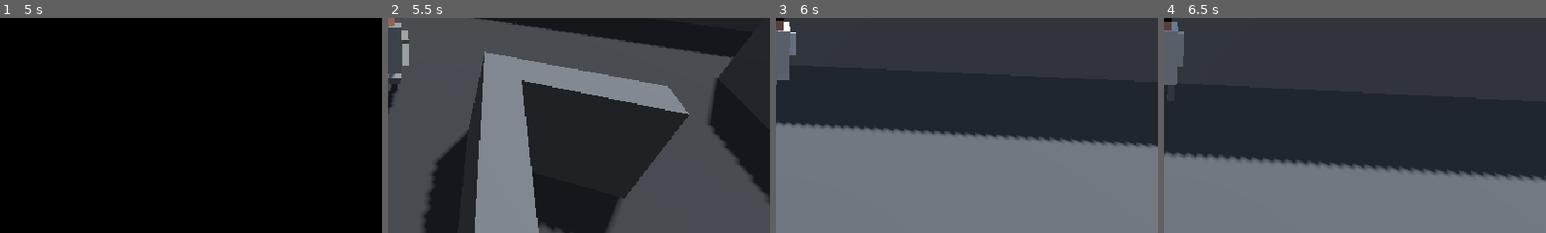
Above: before the commit, frames 1-4 (left to right).
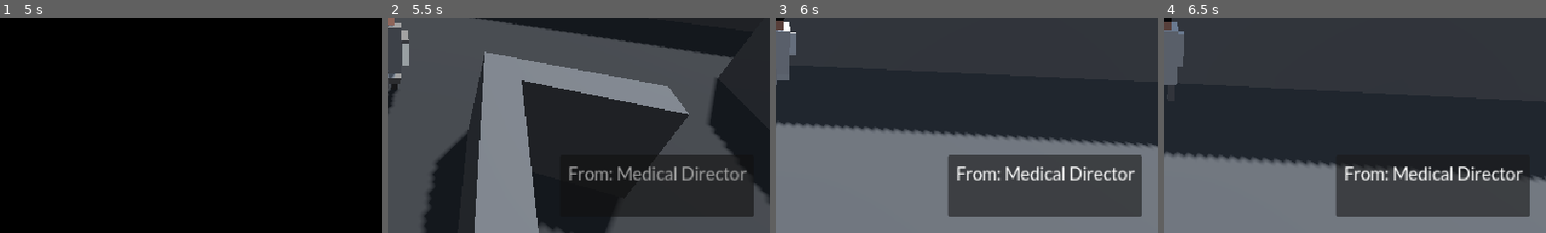
Above: after the commit, the same moments.

Repository: hawkstein/ludum-dare-60-old-tech
Game: Godot game, scene res://screens/main_menu.tscn
Two runs of this game, one before a commit and one after it. Both use one fixed random seed, a clock stepped at 60 frames per second and the inputs below.
Inputs (mouse positions are % of the whole screen's width and height, from its top left):
- Up to frame 1 (5 s): tap Enter at 0.5 s; move the mouse to (72, 45) at 0.52 s; hold D (Right) 0.53-1.25 s; hold Space (Pager) 0.53-1.25 s; click (72, 45) at 0.67 s; click "Start" at 1.25 s; click "Play game" at 2 s; click "Play game" at 2.75 s; move the mouse to (30, 55) at 3.52 s; hold S (Down) 3.53-4.28 s; tap Space (Pager) at 3.6 s; click (30, 55) at 3.67 s; move the mouse to (60, 28) at 4.27 s; hold D (Right) from 4.28 s (still down); hold Space (Pager) from 4.28 s (still down); click (60, 28) at 4.42 s
- Up to frame 2 (5.5 s): move the mouse to (49, 52) at 5.02 s; release D (Right) at 5.03 s; release Space (Pager) at 5.03 s; hold W (Up) from 5.03 s (still down); tap Space (Pager) at 5.1 s
- Up to frame 3 (6 s): keep holding W (Up); move the mouse to (57, 51) at 5.77 s; hold Space (Pager) from 5.78 s (still down)
- Up to frame 4 (6.5 s): keep holding W (Up); keep holding Space (Pager)
The pictures show only the part of the screen within x 50-100%, y 50-100%; the shares and areas given below are measured in that part.

Frame 1 is identical in both runs. In frame 2, 8.8% of the frame differs, in the area x 47-96%, y 63-93%; in frame 3, 14%, in the area x 44-96%, y 63-93%; in frame 4, 11%.
Error after the commit: Parse Error: Cannot include a value of type "FeedbackLayer.Corner" as "Corner". (res://utils/ui/feedback_layer.gd:15)

Commit message:
refactor feedback layer out from message layer

Diff:
--- a/screens/main.gd
+++ b/screens/main.gd
@@ -1,7 +1,6 @@
 extends Node3D
 
 @export var max_normal_failures := 6
-@export var end_speaker := "Medical Director"
 @export var end_message_duration := 2.5
 @export var end_lead_in_duration := 1.0
 
@@ -31,16 +30,16 @@
 	var normal_failures: int = tracker.failed.get(Bleep.Severity.NORMAL, 0)
 	var missed := "Missed a bleep! (%d/%d)" % [normal_failures, max_normal_failures]
 	if severity == Bleep.Severity.CRITICAL:
-		_end(&"failure", [_closing_line("Patient lost! You didn't make it in time.", MessageLayer.Sound.FAILURE)])
+		_end(&"failure", [_closing_line("Patient lost! You didn't make it in time.", FeedbackLayer.Kind.FAILURE)])
 	elif normal_failures >= max_normal_failures:
 		_end(&"failure", [
-			_lead_in(missed, MessageLayer.Sound.FAILURE),
-			_closing_line("Too many bleeps went unanswered.", MessageLayer.Sound.FAILURE),
+			_lead_in(missed, FeedbackLayer.Kind.FAILURE),
+			_closing_line("Too many bleeps went unanswered.", FeedbackLayer.Kind.FAILURE),
 		])
 	elif _shift_over():
-		_end(&"success", [_lead_in(missed, MessageLayer.Sound.FAILURE), _shift_end_line()])
+		_end(&"success", [_lead_in(missed, FeedbackLayer.Kind.FAILURE), _shift_end_line()])
 	else:
-		feedback.show_message(missed, end_speaker, -1.0, MessageLayer.Sound.FAILURE)
+		feedback.show_message(missed, FeedbackLayer.Kind.FAILURE)
 
 
 func _on_event_resolved(bleep: Bleep) -> void:
@@ -48,9 +47,9 @@
 		return
 	pager.remove_bleep(bleep)
 	if _shift_over():
-		_end(&"success", [_lead_in("Well done", MessageLayer.Sound.SUCCESS), _shift_end_line()])
+		_end(&"success", [_lead_in("Well done", FeedbackLayer.Kind.SUCCESS), _shift_end_line()])
 	else:
-		feedback.show_now("Well done", end_speaker, -1.0, MessageLayer.Sound.SUCCESS)
+		feedback.show_now("Well done", FeedbackLayer.Kind.SUCCESS)
 
 
 func _on_timeline_finished() -> void:
@@ -62,16 +61,16 @@
 	return timeline.is_finished() and tracker.is_idle()
 
 
-func _lead_in(text: String, sound: MessageLayer.Sound) -> Dictionary:
-	return feedback.entry(text, end_speaker, end_lead_in_duration, sound)
+func _lead_in(text: String, kind: FeedbackLayer.Kind) -> Dictionary:
+	return feedback.entry(text, kind, end_lead_in_duration)
 
 
-func _closing_line(text: String, sound: MessageLayer.Sound) -> Dictionary:
-	return feedback.entry(text, end_speaker, end_message_duration, sound)
+func _closing_line(text: String, kind: FeedbackLayer.Kind) -> Dictionary:
+	return feedback.entry(text, kind, end_message_duration)
 
 
 func _shift_end_line() -> Dictionary:
-	return _closing_line("That's the end of your shift.", MessageLayer.Sound.SUCCESS)
+	return _closing_line("That's the end of your shift.", FeedbackLayer.Kind.SUCCESS)
 
 
 ## Play the closing lines, then fade to the end screen. Only the first call counts.
--- a/utils/ui/feedback_layer.gd
+++ b/utils/ui/feedback_layer.gd
@@ -1,21 +1,111 @@
 class_name FeedbackLayer
-extends MessageLayer
-## Resolve/fail feedback. Player actions jump the queue; failures wait their turn.
+extends CanvasLayer
+## Resolve/fail feedback from the Medical Director.
+
+signal queue_finished
+
+enum Kind { SUCCESS, FAILURE }
+enum Corner { TOP_LEFT, TOP_RIGHT, BOTTOM_RIGHT }
+
+@export var default_duration := 4.0
+@export var fade_time := 0.25
+@export var slide_time := 0.5
+@export var slide_distance := 300.0
+@export var slide_trans: Tween.TransitionType = Tween.TRANS_BACK
+@export var corners: Array[Corner] = [Corner.TOP_LEFT, Corner.TOP_RIGHT, Corner.BOTTOM_RIGHT]
+@export var success_sound: AudioStream
+@export var failure_sound: AudioStream
+
+@onready var panel: Control = %Panel
+@onready var success_background: Control = %SuccessBackground
+@onready var failure_background: Control = %FailureBackground
+@onready var message_label: Label = %MessageLabel
+@onready var sfx_player: AudioStreamPlayer = %SfxPlayer
+
+var _queue: Array[Dictionary] = []
+var _running := false
+var _run_id := 0
+var _tween: Tween
+
+func _ready() -> void:
+	panel.modulate.a = 0.0
+	panel.hide()
 
 
-## Replace the current message immediately; queued messages play after it
-func show_now(text: String, speaker := "", duration := -1.0, sound := Sound.DEFAULT) -> void:
-	_queue.push_front(entry(text, speaker, duration, sound))
+## Queue a message
+func show_message(text: String, kind: Kind, duration := -1.0) -> void:
+	_queue.append(entry(text, kind, duration))
+	if not _running:
+		_run_queue()
+
+
+## Replace the current message immediately
+func show_now(text: String, kind: Kind, duration := -1.0) -> void:
+	_queue.push_front(entry(text, kind, duration))
 	_restart()
 
 
-## Drop everything and play these entries in order
+## immediately play these entries in order
 func play_sequence(messages: Array[Dictionary]) -> void:
 	_queue.assign(messages)
 	_restart()
+
+
+## Build a queue entry
+func entry(text: String, kind: Kind, duration := -1.0) -> Dictionary:
+	return {text = text, kind = kind, duration = duration if duration >= 0.0 else default_duration}
 
 
 func _restart() -> void:
 	# Bumping _run_id stops the running loop at its next await.
 	_run_id += 1
 	_run_queue()
+
+
+func _run_queue() -> void:
+	_running = true
+	var run := _run_id
+	while not _queue.is_empty():
+		var message: Dictionary = _queue.pop_front()
+		message_label.text = message.text
+		success_background.visible = message.kind == Kind.SUCCESS
+		failure_background.visible = message.kind == Kind.FAILURE
+		var side := _place(corners.pick_random())
+		panel.show()
+		sfx_player.stream = success_sound if message.kind == Kind.SUCCESS else failure_sound
+		sfx_player.play()
+
+
+		offset.x = side * slide_distance
+		panel.modulate.a = 0.0
+		await _animate(0.0, 1.0, Tween.EASE_OUT).finished
+		if run != _run_id:
+			return
+		await get_tree().create_timer(message.duration, false).timeout
+		if run != _run_id:
+			return
+		await _animate(side * slide_distance, 0.0, Tween.EASE_IN).finished
+		if run != _run_id:
+			return
+
+	panel.hide()
+	_running = false
+	queue_finished.emit()
+
+
+## Returns which side it slides from: -1 left, 1 right.
+func _place(corner: Corner) -> float:
+	var left := corner == Corner.TOP_LEFT
+	var top := corner != Corner.BOTTOM_RIGHT
+	panel.size_flags_horizontal = Control.SIZE_SHRINK_BEGIN if left else Control.SIZE_SHRINK_END
+	panel.size_flags_vertical = Control.SIZE_SHRINK_BEGIN if top else Control.SIZE_SHRINK_END
+	return -1.0 if left else 1.0
+
+
+func _animate(x: float, alpha: float, easing: Tween.EaseType) -> Tween:
+	if _tween:
+		_tween.kill()
+	_tween = create_tween().set_parallel()
+	_tween.tween_property(self, "offset:x", x, slide_time).set_trans(slide_trans).set_ease(easing)
+	_tween.tween_property(panel, "modulate:a", alpha, fade_time)
+	return _tween
--- a/utils/ui/feedback_layer.tscn
+++ b/utils/ui/feedback_layer.tscn
@@ -1,13 +1,69 @@
 [gd_scene format=3 uid="uid://d3tm4rtkkgk0s"]
 
-[ext_resource type="PackedScene" uid="uid://cbuas17ydfjcl" path="res://utils/ui/message_layer.tscn" id="1_xx773"]
-[ext_resource type="Script" uid="uid://dgw8guliqbhwg" path="res://utils/ui/feedback_layer.gd" id="2_ljgee"]
+[ext_resource type="Script" uid="uid://dgw8guliqbhwg" path="res://utils/ui/feedback_layer.gd" id="1_ljgee"]
+[ext_resource type="AudioStream" uid="uid://du5k8wt4wsjvk" path="res://utils/ui/Happy Chime.wav" id="2_s72a1"]
+[ext_resource type="AudioStream" uid="uid://bnmk5x04xlet0" path="res://utils/ui/Soft Failure.wav" id="3_susgo"]
 
-[node name="FeedbackLayer" unique_id=1692279544 instance=ExtResource("1_xx773")]
-script = ExtResource("2_ljgee")
+[sub_resource type="StyleBoxEmpty" id="StyleBoxEmpty_fb001"]
 
-[node name="Panel" parent="MarginContainer" parent_id_path=PackedInt32Array(2060889866) index="0" unique_id=273168996]
+[node name="FeedbackLayer" type="CanvasLayer"]
+layer = 5
+script = ExtResource("1_ljgee")
+success_sound = ExtResource("2_s72a1")
+failure_sound = ExtResource("3_susgo")
+
+[node name="MarginContainer" type="MarginContainer" parent="."]
+anchors_preset = 15
+anchor_right = 1.0
+anchor_bottom = 1.0
+grow_horizontal = 2
+grow_vertical = 2
+mouse_filter = 2
+theme_override_constants/margin_left = 20
+theme_override_constants/margin_top = 20
+theme_override_constants/margin_right = 20
+theme_override_constants/margin_bottom = 20
+
+[node name="Panel" type="PanelContainer" parent="MarginContainer"]
+unique_name_in_owner = true
+layout_mode = 2
 size_flags_horizontal = 8
+size_flags_vertical = 8
+mouse_filter = 2
+theme_override_styles/panel = SubResource("StyleBoxEmpty_fb001")
 
-[node name="MessageLabel" parent="MarginContainer/Panel/MarginContainer/VBoxContainer" parent_id_path=PackedInt32Array(1727007397) index="1" unique_id=353282879]
+[node name="SuccessBackground" type="Panel" parent="MarginContainer/Panel"]
+unique_name_in_owner = true
+layout_mode = 2
+mouse_filter = 2
+
+[node name="FailureBackground" type="Panel" parent="MarginContainer/Panel"]
+unique_name_in_owner = true
+visible = false
+layout_mode = 2
+mouse_filter = 2
+
+[node name="MarginContainer" type="MarginContainer" parent="MarginContainer/Panel"]
+layout_mode = 2
+theme_override_constants/margin_left = 10
+theme_override_constants/margin_top = 10
+theme_override_constants/margin_right = 10
+theme_override_constants/margin_bottom = 10
+
+[node name="VBoxContainer" type="VBoxContainer" parent="MarginContainer/Panel/MarginContainer"]
+layout_mode = 2
+
+[node name="SpeakerLabel" type="Label" parent="MarginContainer/Panel/MarginContainer/VBoxContainer"]
+layout_mode = 2
+text = "From: Medical Director"
+
+[node name="MessageLabel" type="Label" parent="MarginContainer/Panel/MarginContainer/VBoxContainer"]
+unique_name_in_owner = true
 custom_minimum_size = Vector2(200, 0)
+layout_mode = 2
+autowrap_mode = 2
+
+[node name="SfxPlayer" type="AudioStreamPlayer" parent="."]
+unique_name_in_owner = true
+volume_db = -0.912
+bus = &"SFX"
--- a/utils/ui/message_layer.gd
+++ b/utils/ui/message_layer.gd
@@ -5,14 +5,9 @@
 signal message_shown(text: String, speaker: String)
 signal queue_finished
 
-## Which sound a message plays as it appears.
-enum Sound { DEFAULT, SUCCESS, FAILURE, NONE }
-
 @export var default_duration := 4.0
 @export var fade_time := 0.25
 @export var default_sound: AudioStream
-@export var success_sound: AudioStream
-@export var failure_sound: AudioStream
 
 @onready var panel: Control = %Panel
 @onready var speaker_label: Label = %SpeakerLabel
@@ -30,15 +25,15 @@
 
 
 ## Queue a message
-func show_message(text: String, speaker := "", duration := -1.0, sound := Sound.DEFAULT) -> void:
-	_queue.append(entry(text, speaker, duration, sound))
+func show_message(text: String, speaker := "", duration := -1.0) -> void:
+	_queue.append(entry(text, speaker, duration))
 	if not _running:
 		_run_queue()
 
 
 ## Queue a message ahead of normal ones, behind any earlier show_next messages
-func show_next(text: String, speaker := "", duration := -1.0, sound := Sound.DEFAULT) -> void:
-	var message := entry(text, speaker, duration, sound)
+func show_next(text: String, speaker := "", duration := -1.0) -> void:
+	var message := entry(text, speaker, duration)
 	message.urgent = true
 	var index := _queue.find_custom(func(queued: Dictionary): return not queued.get("urgent", false))
 	_queue.insert(index if index != -1 else _queue.size(), message)
@@ -47,8 +42,8 @@
 
 
 ## Build a queue entry
-func entry(text: String, speaker := "", duration := -1.0, sound := Sound.DEFAULT) -> Dictionary:
-	return {text = text, speaker = speaker, duration = duration if duration >= 0.0 else default_duration, sound = sound}
+func entry(text: String, speaker := "", duration := -1.0) -> Dictionary:
+	return {text = text, speaker = speaker, duration = duration if duration >= 0.0 else default_duration}
 
 
 ## Drop all queued messages and fade out the current one
@@ -69,9 +64,8 @@
 		speaker_label.visible = not message.speaker.is_empty()
 		message_label.text = message.text
 		panel.show()
-		var stream := _stream_for(message.sound)
-		if stream:
-			sfx_player.stream = stream
+		if default_sound:
+			sfx_player.stream = default_sound
 			sfx_player.play()
 		message_shown.emit(message.text, message.speaker)
 
@@ -90,17 +84,6 @@
 	queue_finished.emit()
 
 
-func _stream_for(sound: Sound) -> AudioStream:
-	match sound:
-		Sound.SUCCESS:
-			return success_sound
-		Sound.FAILURE:
-			return failure_sound
-		Sound.NONE:
-			return null
-	return default_sound
-
-
 func _fade(alpha: float) -> Tween:
 	if _tween:
 		_tween.kill()
--- a/utils/ui/message_layer.tscn
+++ b/utils/ui/message_layer.tscn
@@ -1,14 +1,10 @@
 [gd_scene format=3 uid="uid://cbuas17ydfjcl"]
 
 [ext_resource type="Script" uid="uid://j13ynqbsm7cp" path="res://utils/ui/message_layer.gd" id="1_cqwuf"]
-[ext_resource type="AudioStream" uid="uid://du5k8wt4wsjvk" path="res://utils/ui/Happy Chime.wav" id="2_s72a1"]
-[ext_resource type="AudioStream" uid="uid://bnmk5x04xlet0" path="res://utils/ui/Soft Failure.wav" id="3_susgo"]
 
 [node name="MessageLayer" type="CanvasLayer" unique_id=1692279544]
 layer = 5
 script = ExtResource("1_cqwuf")
-success_sound = ExtResource("2_s72a1")
-failure_sound = ExtResource("3_susgo")
 
 [node name="MarginContainer" type="MarginContainer" parent="." unique_id=2060889866]
 anchors_preset = 15
